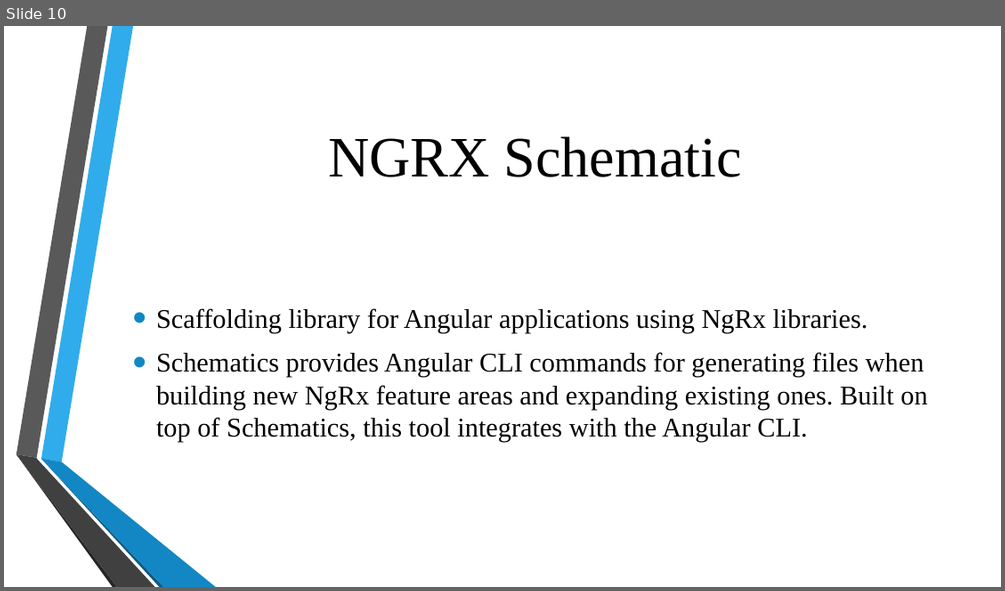
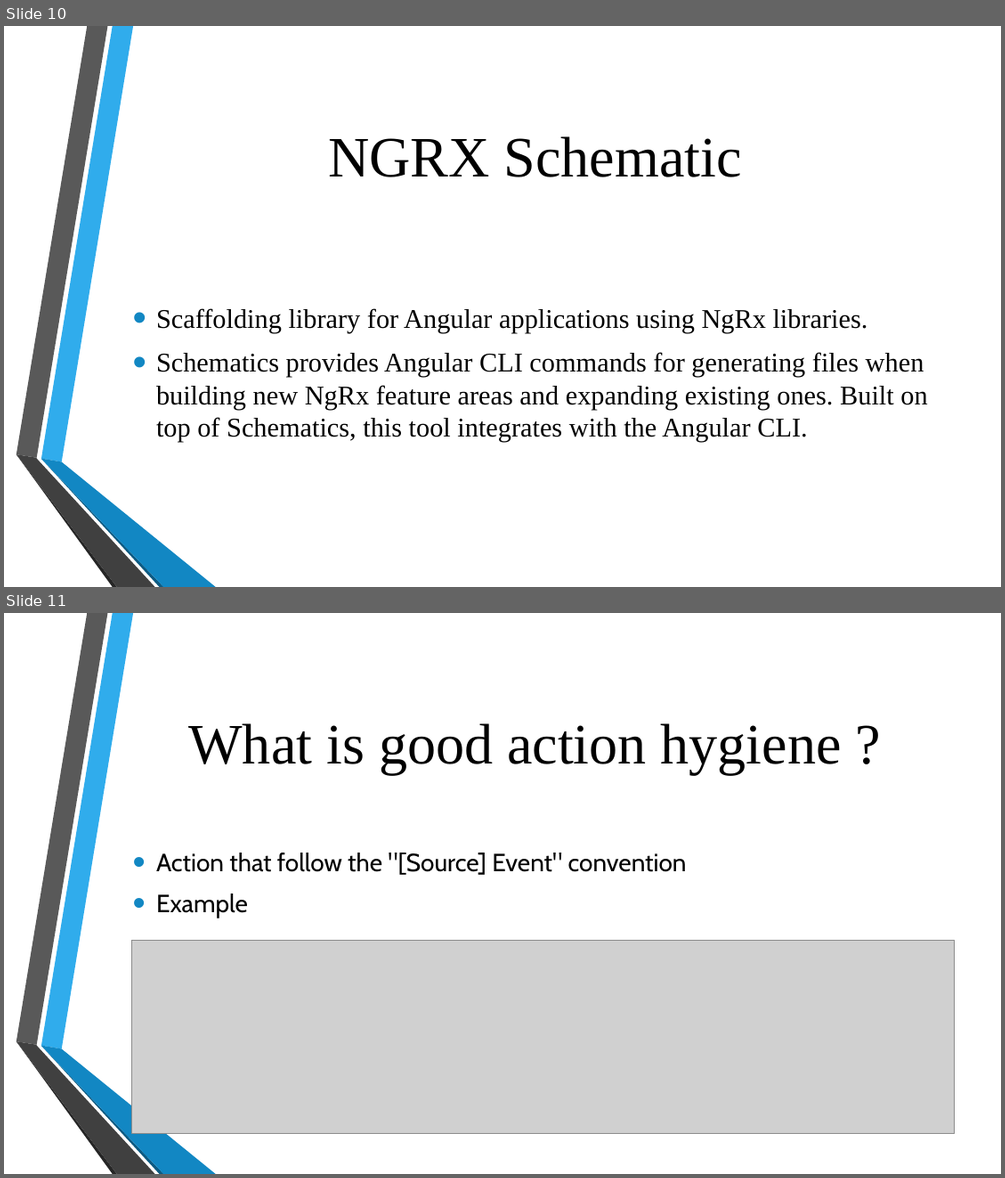
Before and after one commit to ngohungphuc/Presentation, a slide deck: NgRx/NGRX Part 2.pptx. Shown one above the other, each under a label of ours: slide 10 before the commit, slides 10 and 11 after it. The pictures are 1005x591 and 1005x1178 pixels, drawn with LibreOffice and Linux fonts; fonts in the diff are those of the drawing; grey boxes stand for pictures; background and template pictures are left out. Boxes give left, top, right and bottom in pixels: in the first picture for what was removed or moved away, otherwise in the second. Text is boxed around its words. In the diff, an @@ line names an element or a change of style, - is before the commit and + after.

```diff
--- a/NgRx/NGRX Part 2.pptx
+++ b/NgRx/NGRX Part 2.pptx
@@ slide 11 added at [4, 613, 1001, 1174], background picture (left out); not listed: 6 template elements that a slide beside it also shows @@
@@ title added at [188, 723, 841, 774], 55 pt, text #000000 @@
+What is good action hygiene ?
@@ text added at [156, 852, 687, 918], 24 pt, text #000000 @@
+• Action that follow the "[Source] Event" convention
+• Example
@@ picture added at [132, 940, 955, 1134] @@
```
Also in this commit, not shown: 1 slide changed, 1 other slide added, 4 other files.
